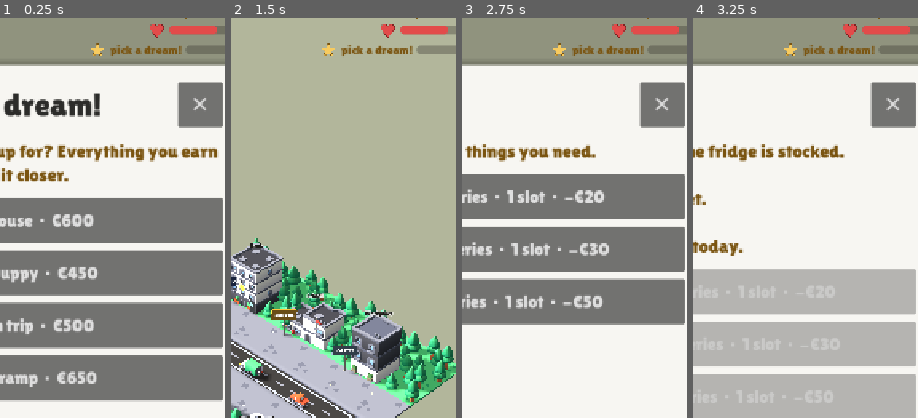
Above: before the commit, frames 1-4 (left to right).
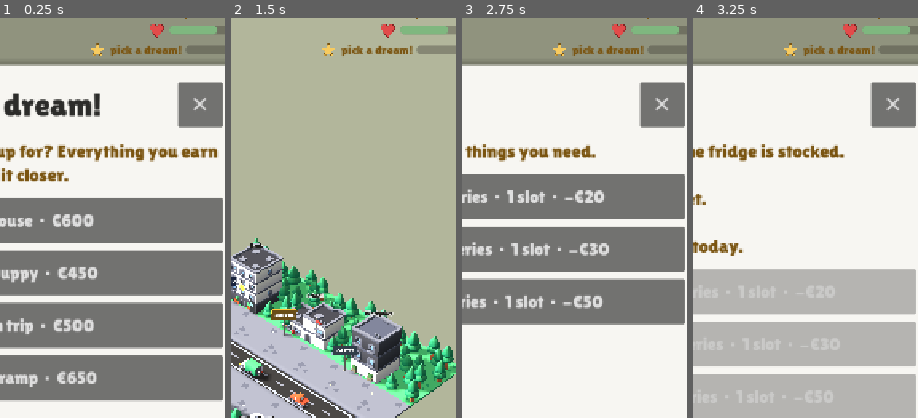
Above: after the commit, the same moments.

Repository: ayeshaverdan/townling
Game: Godot game, scene res://scenes/diorama.tscn
Same seed, same stepped clock (60 frames per second), same inputs: the game is played once before the commit and once after it.
Inputs (mouse positions are % of the whole screen's width and height, from its top left):
- Up to frame 1 (0.25 s): no input
- Up to frame 2 (1.5 s): click "✕" at 0.5 s; tap Enter at 1.25 s; move the mouse to (72, 45) at 1.27 s; click (72, 45) at 1.42 s
- Up to frame 3 (2.75 s): tap Space at 2 s; drag from (30, 55) to (45, 70) at 2.02 s
- Up to frame 4 (3.25 s): click "Normal groceries · 1 slot · −…" at 2.75 s
The pictures show only the part of the screen within x 44-94%, y 10-60%; the shares and areas given below are measured in that part.

The runs differ from the first frame. In frame 1, 0.5% of the frame differs, in the area x 75-97%, y 2-5%; in frame 2, 0.5%; in frame 3, 0.5%; in frame 4, 0.5%.

Commit message:
Tiered, visible wellbeing→pay effects (spec §9 v1.1 amendment)
Playtest feedback: skipping dinner didn't seem to matter — the old single
<30 threshold was invisible until days later. Replace with legible tiers,
recorded as a spec §9 amendment:

- thriving 80+: full pay + €4 good-mood tip (spec's "thriving pays, mildly")
- fine 60-79: 100% · tired 30-59: 90% · exhausted <30: 80%
- The Workplace button always shows TODAY'S actual pay before working;
  blurb and result cards explain the why ("you're tired — rest helps").
- Evening card states the overnight energy math explicitly
  ("No dinner tonight! Energy -15 overnight.").
- HUD heart bar shifts green/amber/red with the tier bands.
- Tiers are data (economy.json pay_tiers); tests cover all four tiers.

Co-Authored-By: Claude Opus 4.8 <noreply@anthropic.com>

Diff:
--- a/game/data/economy.json
+++ b/game/data/economy.json
@@ -2,27 +2,85 @@
 	"comment": "Launch-tuning defaults per system spec §2/§8/§9/§12. All tunables are data, not code.",
 	"starter_wallet": 50,
 	"slots_per_day": 3,
-	"courier_shift": { "pay": 24, "tip": 4 },
+	"courier_shift": {
+		"pay": 24,
+		"tip": 4
+	},
 	"groceries": [
-		{ "id": "cheap", "label": "Cheap", "cost": 20, "wellbeing": -5 },
-		{ "id": "normal", "label": "Normal", "cost": 30, "wellbeing": 0 },
-		{ "id": "fancy", "label": "Fancy", "cost": 50, "wellbeing": 5 }
+		{
+			"id": "cheap",
+			"label": "Cheap",
+			"cost": 20,
+			"wellbeing": -5
+		},
+		{
+			"id": "normal",
+			"label": "Normal",
+			"cost": 30,
+			"wellbeing": 0
+		},
+		{
+			"id": "fancy",
+			"label": "Fancy",
+			"cost": 50,
+			"wellbeing": 5
+		}
 	],
 	"no_food_penalty": 10,
 	"rent_weekly": 60,
 	"savings_step": 10,
 	"dream_step": 25,
 	"dreams": [
-		{ "id": "treehouse", "label": "Treehouse", "cost": 600 },
-		{ "id": "puppy", "label": "Own puppy", "cost": 450 },
-		{ "id": "ocean", "label": "Ocean trip", "cost": 500 },
-		{ "id": "ramp", "label": "Skate ramp", "cost": 650 }
+		{
+			"id": "treehouse",
+			"label": "Treehouse",
+			"cost": 600
+		},
+		{
+			"id": "puppy",
+			"label": "Own puppy",
+			"cost": 450
+		},
+		{
+			"id": "ocean",
+			"label": "Ocean trip",
+			"cost": 500
+		},
+		{
+			"id": "ramp",
+			"label": "Skate ramp",
+			"cost": 650
+		}
 	],
 	"wellbeing": {
 		"start": 70,
 		"daily_drift": -5,
 		"rest_gain": 20,
-		"low_threshold": 30,
-		"low_pay_mult": 0.8
+		"pay_tiers": [
+			{
+				"min": 80,
+				"mult": 1.0,
+				"bonus": 4,
+				"label": "thriving"
+			},
+			{
+				"min": 60,
+				"mult": 1.0,
+				"bonus": 0,
+				"label": "fine"
+			},
+			{
+				"min": 30,
+				"mult": 0.9,
+				"bonus": 0,
+				"label": "tired"
+			},
+			{
+				"min": 0,
+				"mult": 0.8,
+				"bonus": 0,
+				"label": "exhausted"
+			}
+		]
 	}
 }
--- a/game/scripts/diorama.gd
+++ b/game/scripts/diorama.gd
@@ -696,8 +696,13 @@
 	if GameState.rent_due_tonight():
 		lines += "\nRent    ↓  €%d  (due tonight)" % GameState.rent_amount()
 	lines += "\nWallet  =  €%d" % GameState.wallet
+	var overnight := int(GameState._wb().get("daily_drift", -5))
 	if GameState.groceries_today == "":
-		lines += "\n\nNo dinner tonight — that will hurt tomorrow!"
+		overnight -= int(GameState.econ.get("no_food_penalty", 10))
+		lines += "\n\nNo dinner tonight!  Energy %d overnight." % overnight
+	else:
+		overnight += int(GameState._grocery_tier(GameState.groceries_today).get("wellbeing", 0))
+		lines += "\n\nEnergy %+d overnight (%s dinner)." % [overnight, GameState.groceries_today]
 	if GameState.dream_id != "" and not GameState.dream_complete():
 		lines += "\nDream fund:  €%d / €%d" % [GameState.dream_saved, GameState.dream_cost()]
 	_screen_body.text = lines
@@ -762,9 +767,15 @@
 				var go := _action_button("Let's go!")
 				go.pressed.connect(_close_screen)
 		"Workplace":
-			var shift: Dictionary = GameState.econ.get("courier_shift", {})
-			var pay := int(shift.get("pay", 24)) + int(shift.get("tip", 4))
-			var b := _action_button("Work a shift  ·  1 slot  ·  +€%d" % pay)
+			var preview: Dictionary = GameState.shift_pay_preview()
+			match str(preview.get("tier", "")):
+				"thriving":
+					_screen_body.text += "\n\nYou feel great — customers tip extra!"
+				"tired":
+					_screen_body.text += "\n\nYou're tired — shifts pay less until you rest."
+				"exhausted":
+					_screen_body.text += "\n\nYou're exhausted! Rest and a good dinner will fix your pay."
+			var b := _action_button("Work a shift  ·  1 slot  ·  +€%d" % int(preview.get("amount", 0)))
 			b.disabled = GameState.slots_left <= 0
 			b.pressed.connect(_do_shift)
 		"Shop":
@@ -849,10 +860,15 @@
 	if r.is_empty():
 		return
 	Sfx.play(SND_OPEN, -10.0)
-	if r.get("tired", false):
-		_screen_body.text = "Deliveries done… but you're worn out, so it went slowly.\n\n+€%d (tired pay). Some rest would help!" % r["amount"]
-	else:
-		_screen_body.text = "Deliveries done — nice work!\n\n+€%d into your wallet." % r["amount"]
+	match str(r.get("tier", "fine")):
+		"thriving":
+			_screen_body.text = "Deliveries done with a spring in your step!\n\n+€%d — including a €%d good-mood tip!" % [r["amount"], r["bonus"]]
+		"tired":
+			_screen_body.text = "Deliveries done… slowly. You're tired.\n\n+€%d (reduced pay). Some rest would help!" % r["amount"]
+		"exhausted":
+			_screen_body.text = "You dragged yourself through the shift.\n\n+€%d (exhausted pay). Rest and eat well tonight!" % r["amount"]
+		_:
+			_screen_body.text = "Deliveries done — nice work!\n\n+€%d into your wallet." % r["amount"]
 	_build_actions()
 
 
@@ -1053,6 +1069,15 @@
 	for i in _hud_bolts.size():
 		_hud_bolts[i].modulate.a = 1.0 if i < GameState.slots_left else 0.2
 	_hud_heart.value = float(GameState.wellbeing)
+	var heart_fill := StyleBoxFlat.new()
+	heart_fill.set_corner_radius_all(8)
+	if GameState.wellbeing >= 60:
+		heart_fill.bg_color = Color("7fb77f")
+	elif GameState.wellbeing >= 30:
+		heart_fill.bg_color = Color("e7b24c")
+	else:
+		heart_fill.bg_color = Color("e24b4a")
+	_hud_heart.add_theme_stylebox_override("fill", heart_fill)
 	if GameState.dream_id == "":
 		_hud_dream_label.text = "pick a dream!"
 		_hud_dream_bar.value = 0.0
--- a/game/scripts/game_state.gd
+++ b/game/scripts/game_state.gd
@@ -67,16 +67,32 @@
 func work_shift() -> Dictionary:
 	if slots_left <= 0:
 		return {}
-	var shift: Dictionary = econ.get("courier_shift", {})
-	var amount := int(shift.get("pay", 24)) + int(shift.get("tip", 4))
-	var tired := wellbeing < int(_wb().get("low_threshold", 30))
-	if tired:
-		amount = int(amount * float(_wb().get("low_pay_mult", 0.8)))
+	var preview := shift_pay_preview()
+	var amount := int(preview.get("amount", 0))
 	slots_left -= 1
 	wallet += amount
 	earned_today += amount
 	_after_change()
-	return {"amount": amount, "tired": tired}
+	return {"amount": amount, "tier": preview.get("tier", "fine"),
+		"bonus": preview.get("bonus", 0)}
+
+
+## What a shift pays RIGHT NOW, given wellbeing (spec §9 pay tiers,
+## v1.1 amendment: thriving/fine/tired/exhausted — legible cause and effect).
+func shift_pay_preview() -> Dictionary:
+	var shift: Dictionary = econ.get("courier_shift", {})
+	var base := int(shift.get("pay", 24)) + int(shift.get("tip", 4))
+	var tier := pay_tier()
+	var amount := int(base * float(tier.get("mult", 1.0))) + int(tier.get("bonus", 0))
+	return {"amount": amount, "tier": tier.get("label", "fine"),
+		"bonus": int(tier.get("bonus", 0))}
+
+
+func pay_tier() -> Dictionary:
+	for tier in _wb().get("pay_tiers", []):
+		if wellbeing >= int(tier.get("min", 0)):
+			return tier
+	return {"mult": 1.0, "bonus": 0, "label": "fine"}
 
 
 ## Buy groceries (one tier per day): one slot.
--- a/game/tests/test_game_state.gd
+++ b/game/tests/test_game_state.gd
@@ -58,10 +58,18 @@
 	# Rent pushed the wallet negative (48 - 60): allowed by design (debt path).
 	check(gs.wallet == -12, "wallet may go negative from rent")
 
-	# Tired penalty: below threshold the shift pays 80%.
-	var tired_r: Dictionary = gs.work_shift()
-	check(tired_r.get("tired", false), "shift reports tired")
-	check(tired_r.get("amount", 0) == 22, "tired shift pays €22 (80%)")
+	# Pay tiers (spec §9 v1.1): exhausted 80%, tired 90%, fine 100%, thriving +€4.
+	var tier_r: Dictionary = gs.work_shift()
+	check(str(tier_r.get("tier", "")) == "exhausted", "wellbeing 0 -> exhausted")
+	check(tier_r.get("amount", 0) == 22, "exhausted shift pays €22 (80%)")
+	gs.wellbeing = 45
+	check(gs.shift_pay_preview().get("amount", 0) == 25, "tired preview €25 (90%)")
+	check(str(gs.pay_tier().get("label", "")) == "tired", "45 -> tired tier")
+	gs.wellbeing = 70
+	check(gs.shift_pay_preview().get("amount", 0) == 28, "fine preview €28 (100%)")
+	gs.wellbeing = 85
+	check(gs.shift_pay_preview().get("amount", 0) == 32, "thriving preview €32 (+€4 tip)")
+	gs.wellbeing = 0
 
 	# Bank micro-actions (fund the wallet first).
 	gs.wallet = 100
Not shown, changed: .ai/context/system-spec.md
